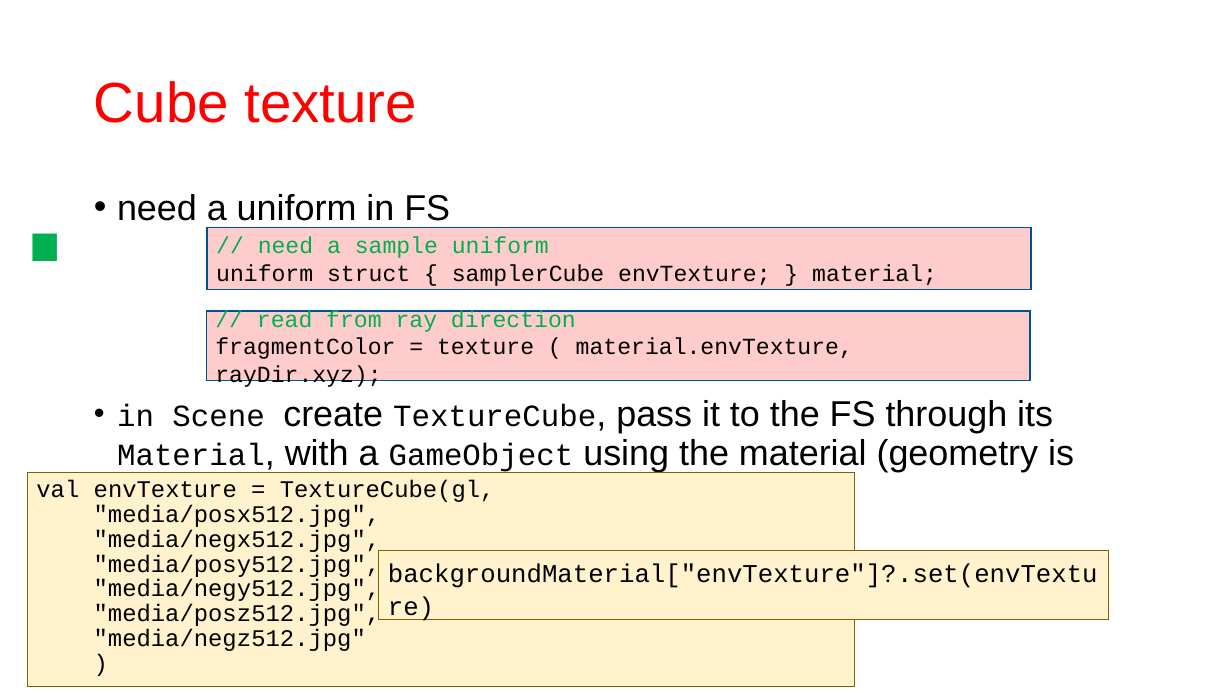
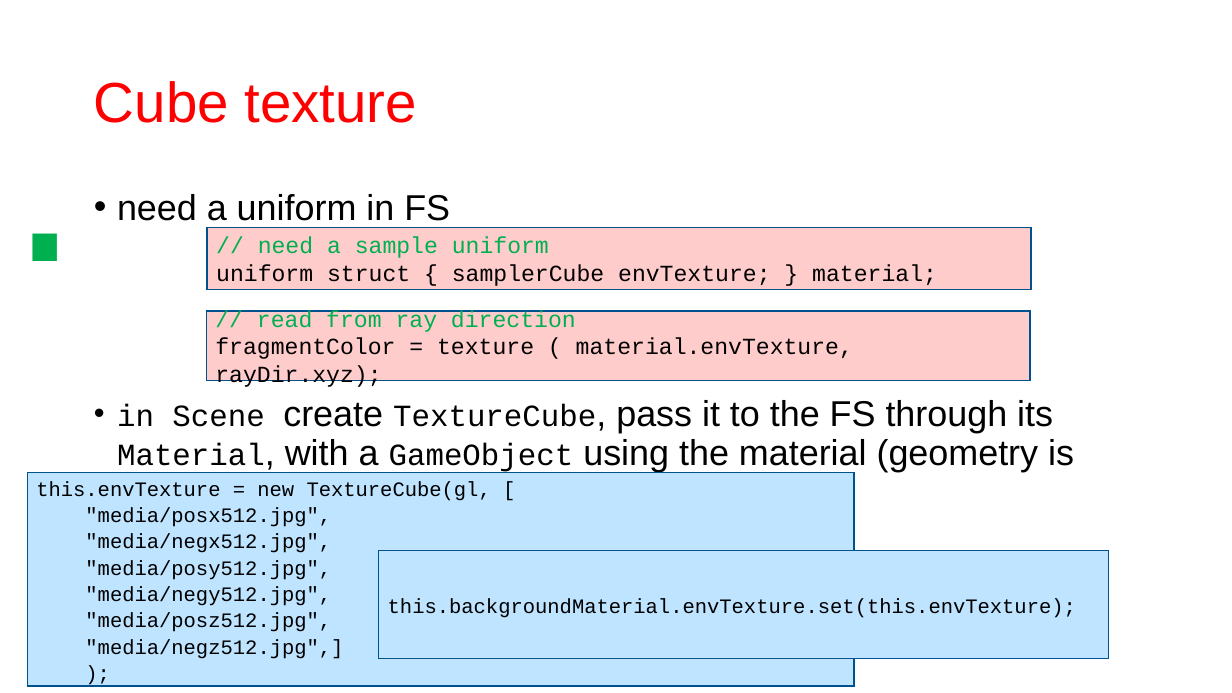
Before and after one commit to szecsi/kogfactory, a slide deck: slide 5 of projects/kog.040.030-background/aitcg330 - Environment Background.pptx. Drawn at 1232x693 pixels with LibreOffice and Linux fonts; fonts in the diff are those of the drawing. Boxes give left, top, right and bottom in pixels: in the first picture for what was removed or moved away, otherwise in the second. Text is boxed around its words. In the diff, an @@ line names an element or a change of style, - is before the commit and + after.

Commit message:
slides

```diff
--- a/projects/kog.040.030-background/aitcg330 - Environment Background.pptx
+++ b/projects/kog.040.030-background/aitcg330 - Environment Background.pptx
@@ rectangle "this.envTexture = new TextureCube(gl, [" at (x1=27, y1=473, x2=854, y2=687): vertical alignment top to middle; fill #FFF2CC to #BFE4FF; outline #806000 0.75 pt to #00538E 1 pt @@
@@ text in rectangle at (x1=36, y1=481, x2=491, y2=501): text changed; size 18.6 to 16 pt @@
-val envTexture = TextureCube(gl,
+this.envTexture = new TextureCube(gl, [
@@ text in rectangle at (x1=85, y1=508, x2=331, y2=632): size 18.6 to 16 pt in ""media/posx512.jpg",", ""media/negx512.jpg",", ""media/posy512.jpg",", ""media/negy512.jpg"," and 1 more places; line spacing 0.87 to 1.07 @@
@@ rectangle "this.backgroundMaterial.envTexture.set(this.envTexture);" at (x1=379, y1=551, x2=1109, y2=659): vertical alignment top to middle; fill #FFF2CC to #BFE4FF; outline #806000 0.75 pt to #00538E 1 pt @@
@@ rectangle "this.backgroundMaterial.envTexture.set(this.envTexture);" resized from (x1=379, y1=551, x2=1109, y2=620) to (x1=379, y1=551, x2=1109, y2=659) @@
@@ text in rectangle at (x1=388, y1=598, x2=1076, y2=618): text changed; size 20 to 16 pt @@
-backgroundMaterial["envTexture"]?.set(envTexture)
+this.backgroundMaterial.envTexture.set(this.envTexture);
@@ text in rectangle at (x1=85, y1=639, x2=343, y2=659): text changed; size 18.6 to 16 pt @@
-"media/negz512.jpg"
-)
+"media/negz512.jpg",]
+);
```
Also in this commit, not shown: 2 other slides changed, 1 slide added, 1 slide removed, 5 other files.
